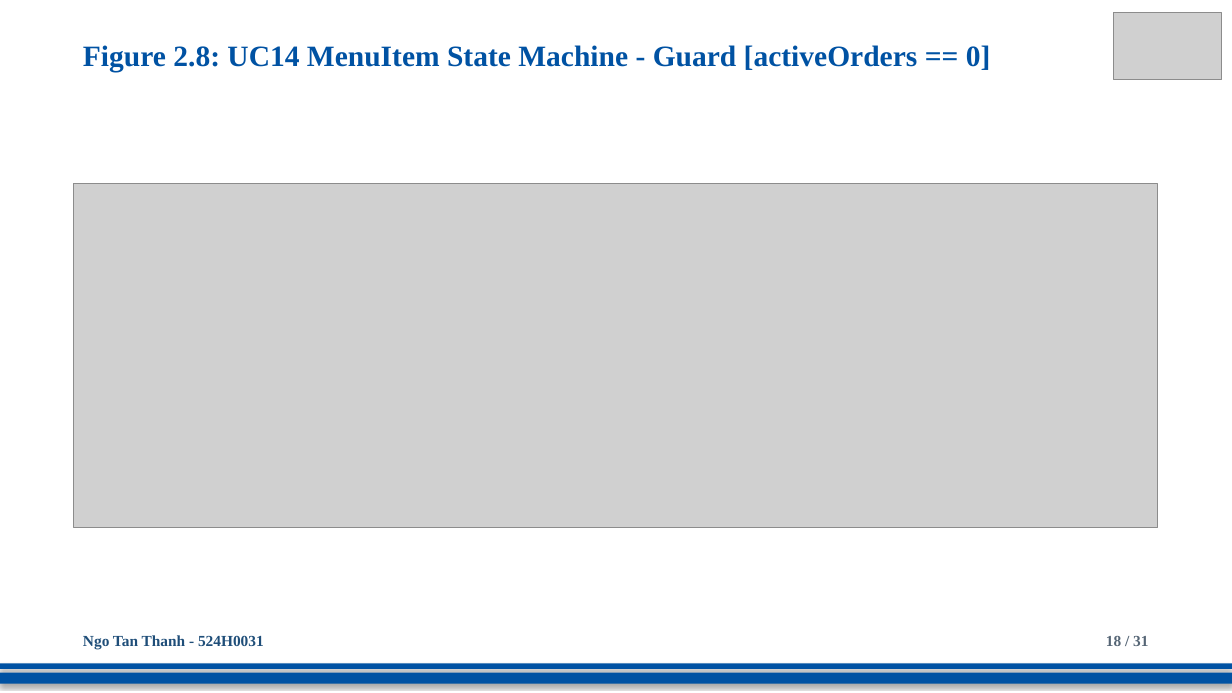
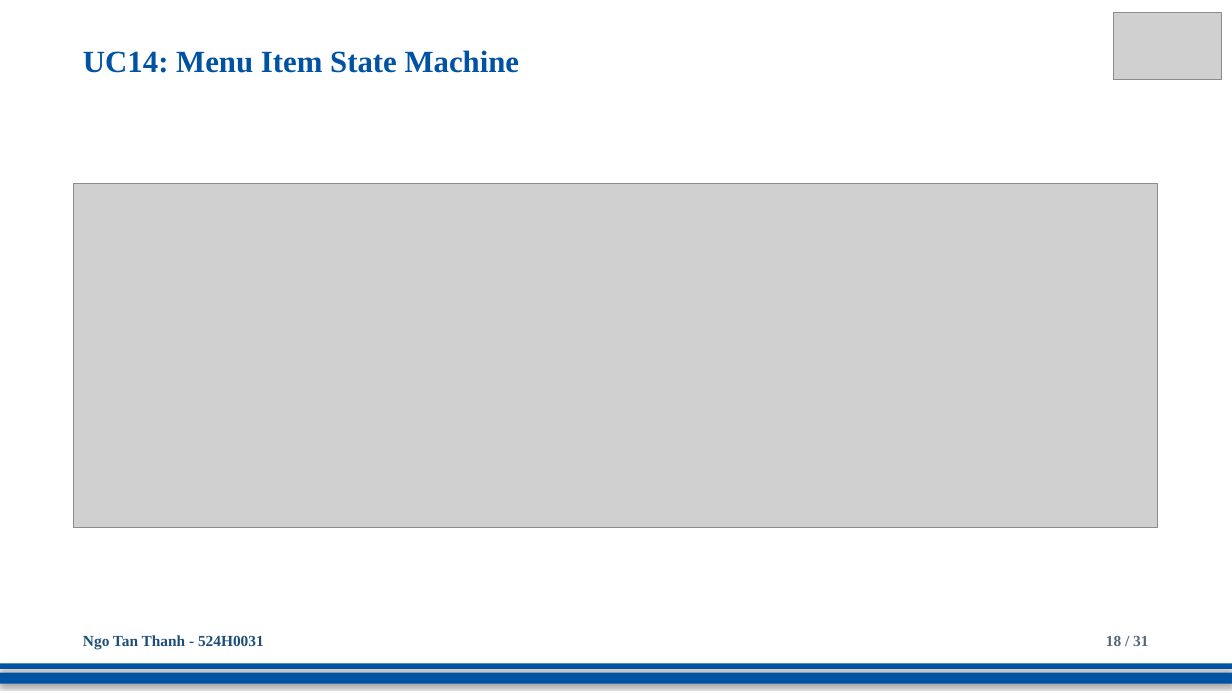
Before and after one commit to DoQuocTrung06/SaigonBite-RAD-TeamF10, a slide deck: slide 18 of Part_2/TeamF10_Presentation_for_SaigonBite.pptx. Drawn at 1232x693 pixels with LibreOffice and Linux fonts; fonts in the diff are those of the drawing; grey boxes stand for pictures. Boxes give left, top, right and bottom in pixels: in the first picture for what was removed or moved away, otherwise in the second. Text is boxed around its words. In the diff, an @@ line names an element or a change of style, - is before the commit and + after.

```diff
--- a/Part_2/TeamF10_Presentation_for_SaigonBite.pptx
+++ b/Part_2/TeamF10_Presentation_for_SaigonBite.pptx
@@ text at (83, 50, 520, 73): text changed; size 23 to 24 pt @@
-Figure 2.8: UC14 MenuItem State Machine - Guard [activeOrders == 0]
+UC14: Menu Item State Machine
```
Also in this commit, not shown: 29 other slides changed.
